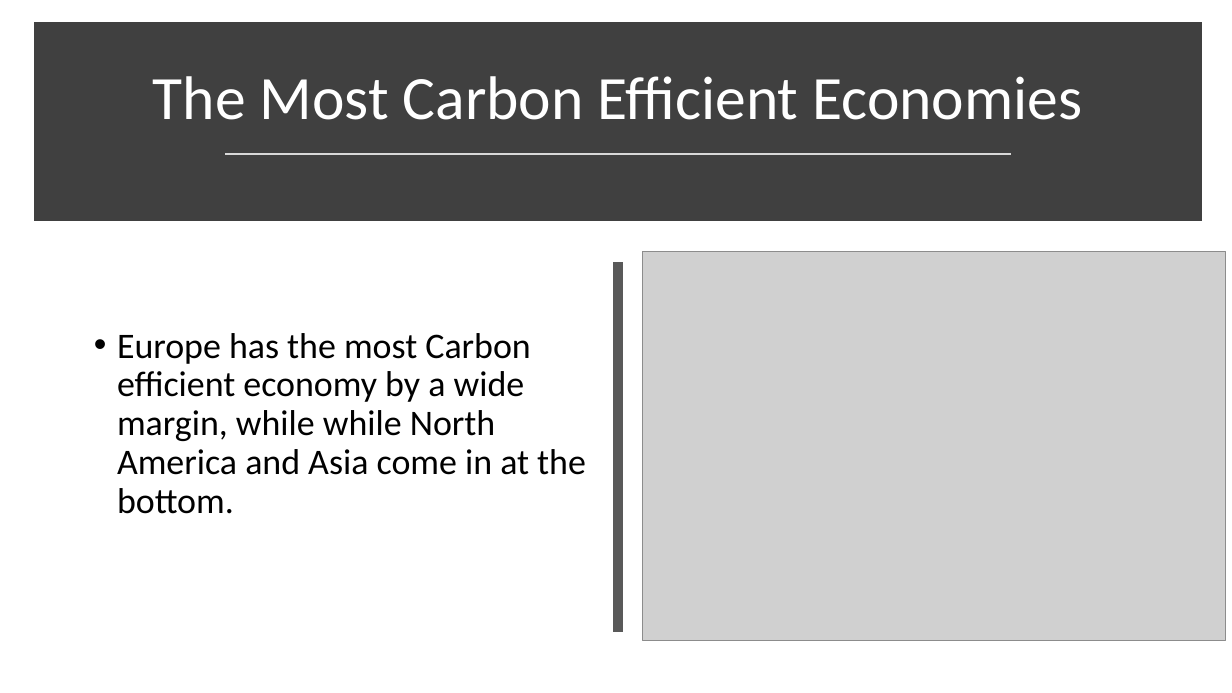
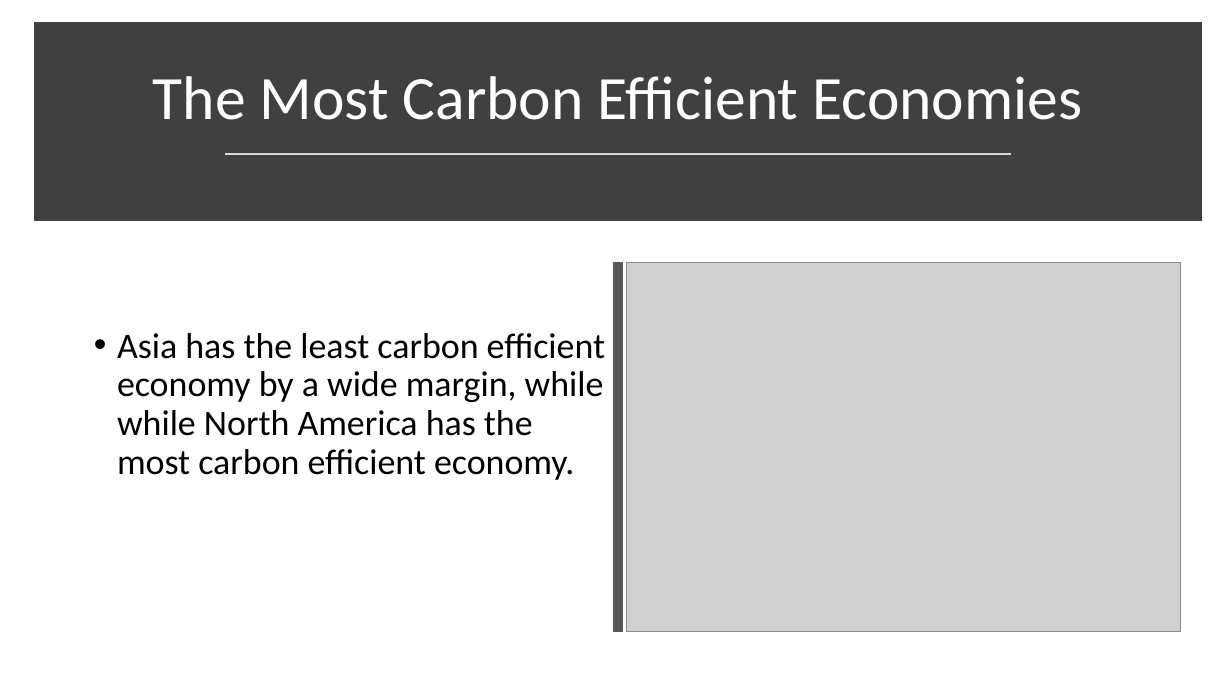
Before and after one commit to Data-Analytics-Project-Group/Visualizing-World-Economic-Trends, a slide deck: slide 9 of Visualizing World Economic Trends.pptx. Drawn at 1232x693 pixels with LibreOffice and Linux fonts; fonts in the diff are those of the drawing; grey boxes stand for pictures. Boxes give left, top, right and bottom in pixels: in the first picture for what was removed or moved away, otherwise in the second. Text is boxed around its words. In the diff, an @@ line names an element or a change of style, - is before the commit and + after.

```diff
--- a/Visualizing World Economic Trends.pptx
+++ b/Visualizing World Economic Trends.pptx
@@ picture: place and size @@
-picture at [642,251,1226,640]
+picture at [627,262,1181,632]
@@ text at [117,333,605,480]: text changed @@
-• Europe has the most Carbon efficient economy by a wide margin, while while North America and Asia come in at the bottom.
+• Asia has the least carbon efficient economy by a wide margin, while while North America has the most carbon efficient economy.
```
Also in this commit, not shown: 2 other slides changed, 3 other files.
